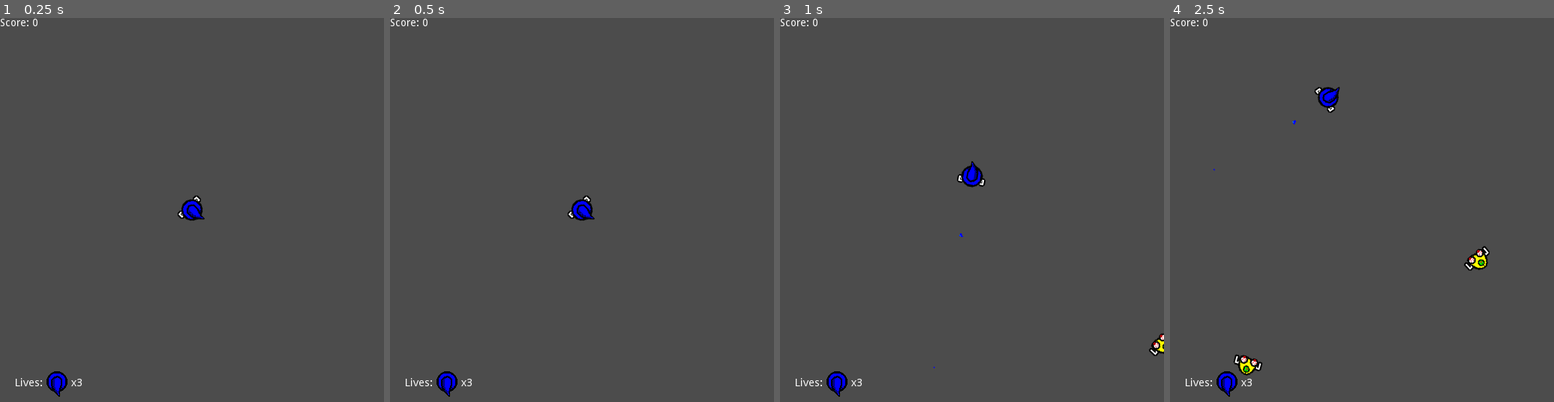
Above: before the commit, frames 1-4 (left to right).
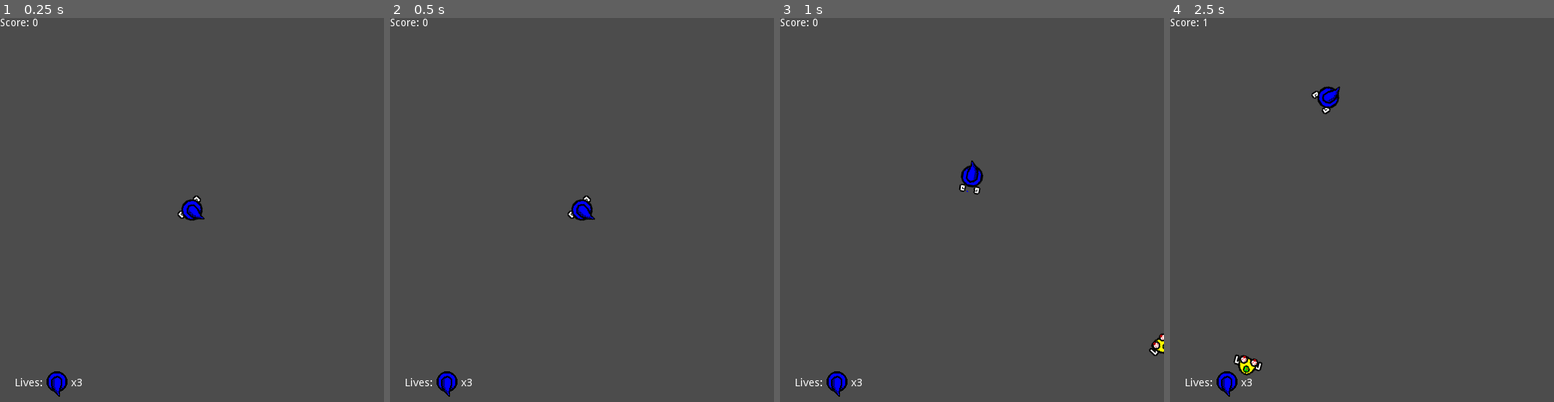
Above: after the commit, the same moments.

Repository: taylorhansen/Blue-vs-The-Sandwich-Invasion
Game: Godot game, scene res://world/World.tscn
Same seed, same stepped clock (60 frames per second), same inputs: the game is played once before the commit and once after it.
Inputs (mouse positions are in pixels of both pictures, inside the frame that each line leads up to):
- Up to frame 1 (0.25 s): no input
- Up to frame 2 (0.5 s): no input
- Up to frame 3 (1 s): tap Enter at 0.5 s; move the mouse to (952, 286) at 0.52 s; press the mouse at (952, 286) at 0.53 s; hold W (move_up) from 0.53 s (still down)
- Up to frame 4 (2.5 s): move the mouse to (1477, 267) at 1.27 s; release the mouse at (1477, 267) at 1.28 s; click (1477, 267) at 1.35 s; move the mouse to (1246, 152) at 2.02 s; release W (move_up) at 2.03 s; press the mouse at (1246, 152) at 2.03 s; hold A (move_left) from 2.03 s (still down)

Frame 1 is identical in both runs. In frame 2, less than 0.1% of the frame differs, in the area x 48-54%, y 48-53%; in frame 3, 0.2%; in frame 4, 0.5%, in the area x 8-84%, y 0-66%.

Commit message:
Animate player's hat and hands

Diff:
--- a/enemies/enemy/Enemy.tscn
+++ b/enemies/enemy/Enemy.tscn
@@ -11,7 +11,7 @@
 custom_solver_bias = 0.0
 radius = 10.0
 
-[node name="Enemy" type="Area2D" index="0" groups=[
+[node name="Enemy" type="Area2D" groups=[
 "enemies",
 ]]
 
--- a/fireball/Fireball.tscn
+++ b/fireball/Fireball.tscn
@@ -8,7 +8,7 @@
 custom_solver_bias = 0.0
 radius = 8.0
 
-[node name="Fireball" type="Area2D" index="0"]
+[node name="Fireball" type="Area2D"]
 
 input_pickable = true
 gravity_vec = Vector2( 0, 1 )
--- a/player/Player.tscn
+++ b/player/Player.tscn
@@ -1,10 +1,12 @@
-[gd_scene load_steps=7 format=2]
+[gd_scene load_steps=9 format=2]
 
 [ext_resource path="res://player/player.gd" type="Script" id=1]
 [ext_resource path="res://player/hatbase.tga" type="Texture" id=2]
 [ext_resource path="res://player/hattop.tga" type="Texture" id=3]
 [ext_resource path="res://player/handrightidle.tga" type="Texture" id=4]
 [ext_resource path="res://player/handleftidle.tga" type="Texture" id=5]
+[ext_resource path="res://player/animations/Hat.tres" type="Animation" id=6]
+[ext_resource path="res://player/animations/ShootFireball.tres" type="Animation" id=7]
 
 [sub_resource type="CircleShape2D" id=1]
 
@@ -33,32 +35,46 @@
 
 [node name="Fireballs" type="Node" parent="." index="1"]
 
-[node name="FireballCooldown" type="Timer" parent="." index="2"]
-
-process_mode = 1
-wait_time = 0.3
-one_shot = true
-autostart = false
-
-[node name="HatBase" type="Sprite" parent="." index="3"]
+[node name="HatBase" type="Sprite" parent="." index="2"]
 
 z_index = 1
 texture = ExtResource( 2 )
 
-[node name="HatTop" type="Sprite" parent="." index="4"]
+[node name="HatTop" type="Sprite" parent="." index="3"]
 
 position = Vector2( -5, 0 )
 z_index = 2
 texture = ExtResource( 3 )
 
-[node name="HandRight" type="Sprite" parent="." index="5"]
+[node name="HandRight" type="Sprite" parent="." index="4"]
 
 position = Vector2( 6, 14 )
 texture = ExtResource( 4 )
 
-[node name="HandLeft" type="Sprite" parent="." index="6"]
+[node name="HandLeft" type="Sprite" parent="." index="5"]
 
 position = Vector2( 6, -14 )
 texture = ExtResource( 5 )
 
+[node name="HatAnimation" type="AnimationPlayer" parent="." index="6"]
+
+root_node = NodePath("..")
+autoplay = ""
+playback_process_mode = 1
+playback_default_blend_time = 0.0
+playback_speed = 1.0
+anims/Hat = ExtResource( 6 )
+blend_times = [  ]
+_sections_unfolded = [ "playback" ]
+
+[node name="HandAnimation" type="AnimationPlayer" parent="." index="7"]
+
+root_node = NodePath("..")
+autoplay = ""
+playback_process_mode = 1
+playback_default_blend_time = 0.0
+playback_speed = 1.0
+anims/ShootFireball = ExtResource( 7 )
+blend_times = [  ]
+
 [connection signal="area_entered" from="." to="." method="_on_area_entered"]
--- /dev/null
+++ b/player/animations/Hat.tres
@@ -0,0 +1,32 @@
+[gd_resource type="Animation" format=2]
+
+[resource]
+
+resource_name = "Idle"
+length = 2.0
+loop = true
+step = 0.1
+tracks/0/type = "value"
+tracks/0/path = NodePath("HatBase:scale")
+tracks/0/interp = 2
+tracks/0/loop_wrap = true
+tracks/0/imported = false
+tracks/0/enabled = true
+tracks/0/keys = {
+"times": PoolRealArray( 0, 1 ),
+"transitions": PoolRealArray( 1, 1 ),
+"update": 0,
+"values": [ Vector2( 1, 1 ), Vector2( 1.05, 1.05 ) ]
+}
+tracks/1/type = "value"
+tracks/1/path = NodePath("HatTop:scale")
+tracks/1/interp = 1
+tracks/1/loop_wrap = true
+tracks/1/imported = false
+tracks/1/enabled = true
+tracks/1/keys = {
+"times": PoolRealArray( 0, 1 ),
+"transitions": PoolRealArray( 1, 1 ),
+"update": 0,
+"values": [ Vector2( 1, 1 ), Vector2( 1.05, 1.05 ) ]
+}
--- /dev/null
+++ b/player/animations/ShootFireball.tres
@@ -0,0 +1,46 @@
+[gd_resource type="Animation" format=2]
+
+[resource]
+
+resource_name = "ShootFireball"
+length = 0.8
+loop = false
+step = 0.1
+tracks/0/type = "value"
+tracks/0/path = NodePath("HandRight:position")
+tracks/0/interp = 2
+tracks/0/loop_wrap = true
+tracks/0/imported = false
+tracks/0/enabled = true
+tracks/0/keys = {
+"times": PoolRealArray( 0, 0.2, 0.4, 0.8 ),
+"transitions": PoolRealArray( 1, 1, 1, 1 ),
+"update": 0,
+"values": [ Vector2( 6, 14 ), Vector2( 5, 15 ), Vector2( 18, 9 ), Vector2( 6, 14 ) ]
+}
+tracks/1/type = "value"
+tracks/1/path = NodePath("HandLeft:position")
+tracks/1/interp = 2
+tracks/1/loop_wrap = true
+tracks/1/imported = false
+tracks/1/enabled = true
+tracks/1/keys = {
+"times": PoolRealArray( 0, 0.2, 0.4, 0.8 ),
+"transitions": PoolRealArray( 1, 1, 1, 1 ),
+"update": 0,
+"values": [ Vector2( 6, -14 ), Vector2( 5, -15 ), Vector2( 18, -9 ), Vector2( 6, -14 ) ]
+}
+tracks/2/type = "method"
+tracks/2/path = NodePath(".")
+tracks/2/interp = 1
+tracks/2/loop_wrap = true
+tracks/2/imported = false
+tracks/2/enabled = true
+tracks/2/keys = {
+"times": PoolRealArray( 0.4 ),
+"transitions": PoolRealArray( 1 ),
+"values": [ {
+"args": [  ],
+"method": "shoot_fireball"
+} ]
+}
--- a/player/player.gd
+++ b/player/player.gd
@@ -12,6 +12,9 @@
 # fireball speed in pixels/second
 export(float) var FIREBALL_SPEED = 500
 
+func _ready():
+    $HatAnimation.play("Hat")
+
 func _process(delta):
     # move around
     var velocity = MOVEMENT_SPEED * \
@@ -23,25 +26,14 @@
     transform.origin.x = clamp(transform.origin.x, 0, bounds.x)
     transform.origin.y = clamp(transform.origin.y, 0, bounds.y)
 
-    # rotate towards the position of the mouse
+    # face towards the mouse
     look_at(get_global_mouse_position())
 
     # shoot a fireball
-    # this can only happen if the cooldown timer is over
+    # this can only happen if the fireball shooting animation is over
     if Input.is_action_pressed("shoot_fireball") and \
-        $FireballCooldown.is_stopped():
-        # create a new fireball
-        var fireball = FIREBALL.instance()
-        $Fireballs.add_child(fireball)
-
-        # set the fireball's velocity to the current direction scaled by the
-        #  fireball speed
-        fireball.global_transform = Transform2D(get_global_transform())
-        fireball.global_position = Vector2(global_position)
-        fireball.speed = FIREBALL_SPEED
-
-        # restart the cooldown timer
-        $FireballCooldown.start()
+        not $HandAnimation.is_playing():
+        $HandAnimation.play("ShootFireball")
 
 func _get_horizontal_input():
     """
@@ -57,6 +49,16 @@
     return int(Input.is_action_pressed("move_down")) - \
         int(Input.is_action_pressed("move_up"))
 
+func shoot_fireball():
+    """
+    Causes the player to shoot a fireball. Called by HandAnimation.
+    """
+    var fireball = FIREBALL.instance()
+    fireball.global_transform = global_transform
+    fireball.global_position = global_position
+    fireball.speed = FIREBALL_SPEED
+    $Fireballs.add_child(fireball)
+
 func _on_area_entered(area):
     """
     Called when another area collides with this one.
